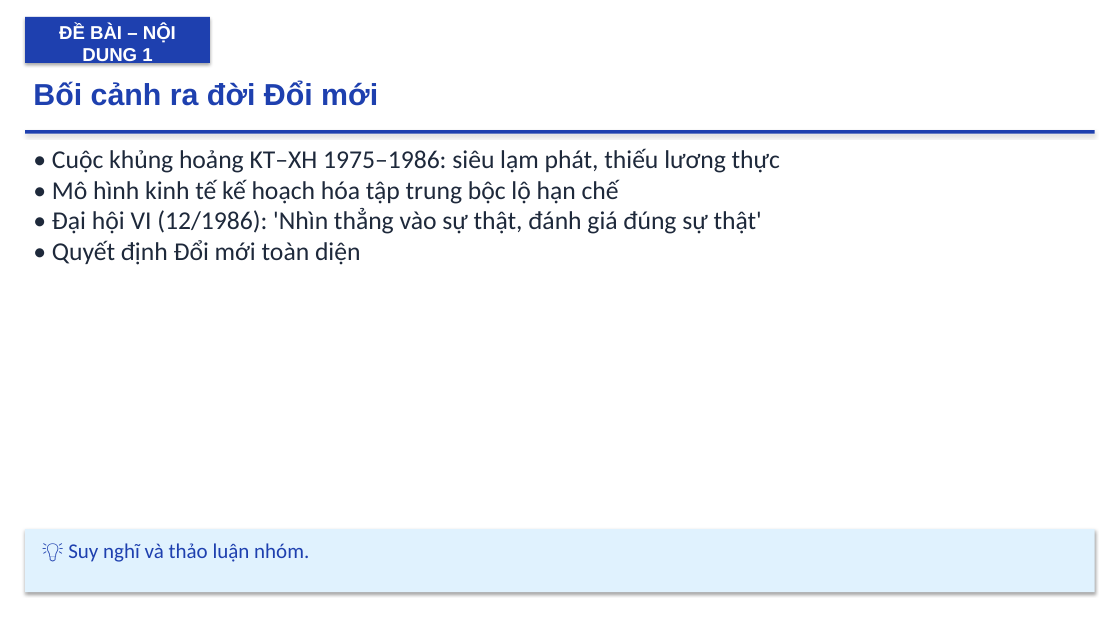
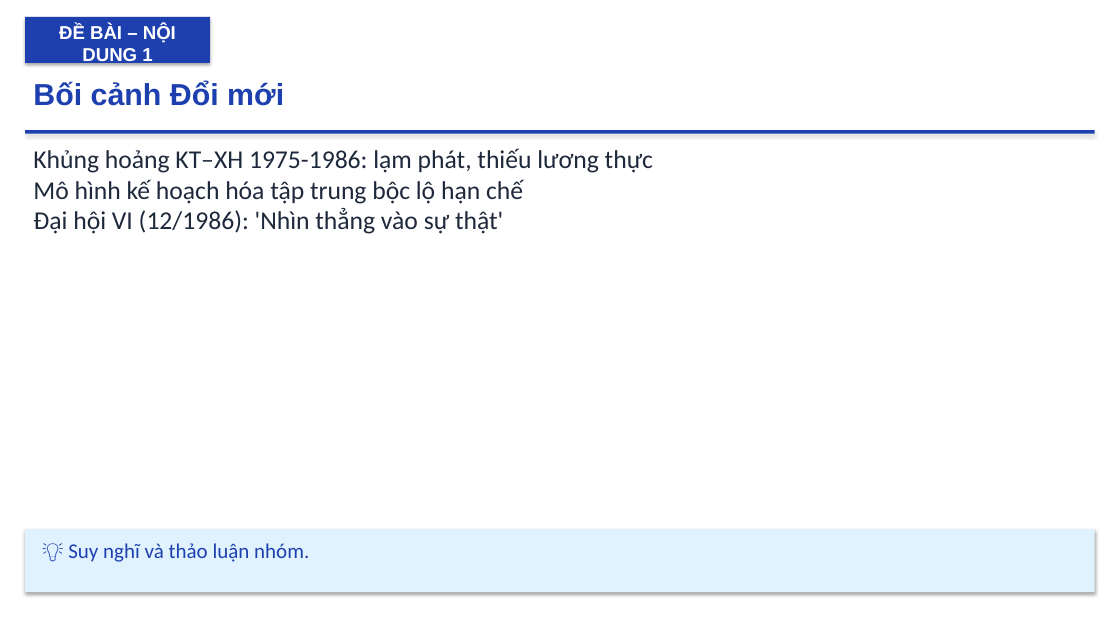
Before and after one commit to Trangtu66/Taode_thi_online, a slide deck: slide 4 of mon/lich_su/slide/lop12/Slide_LICHSU12_Bài_10_Công_cuộc_Đổi_mới_từ_1986_TT28-29.pptx (slide 3 before the commit). Drawn at 1120x630 pixels with LibreOffice and Linux fonts; fonts in the diff are those of the drawing. Boxes give left, top, right and bottom in pixels: in the first picture for what was removed or moved away, otherwise in the second. Text is boxed around its words. In the diff, an @@ line names an element or a change of style, - is before the commit and + after.

```diff
--- a/mon/lich_su/slide/lop12/Slide_LICHSU12_Bài_10_Công_cuộc_Đổi_mới_từ_1986_TT28-29.pptx
+++ b/mon/lich_su/slide/lop12/Slide_LICHSU12_Bài_10_Công_cuộc_Đổi_mới_từ_1986_TT28-29.pptx
@@ text at (x1=33, y1=81, x2=284, y2=106): text changed @@
-Bối cảnh ra đời Đổi mới
+Bối cảnh Đổi mới
@@ text at (x1=33, y1=148, x2=653, y2=234): text changed @@
-• Cuộc khủng hoảng KT–XH 1975–1986: siêu lạm phát, thiếu lương thực
-• Mô hình kinh tế kế hoạch hóa tập trung bộc lộ hạn chế
-• Đại hội VI (12/1986): 'Nhìn thẳng vào sự thật, đánh giá đúng sự thật'
-• Quyết định Đổi mới toàn diện
+Khủng hoảng KT–XH 1975-1986: lạm phát, thiếu lương thực
+Mô hình kế hoạch hóa tập trung bộc lộ hạn chế
+Đại hội VI (12/1986): 'Nhìn thẳng vào sự thật'
```
Also in this commit, not shown: 5 other slides changed, 1 slide added, 33 other files.
